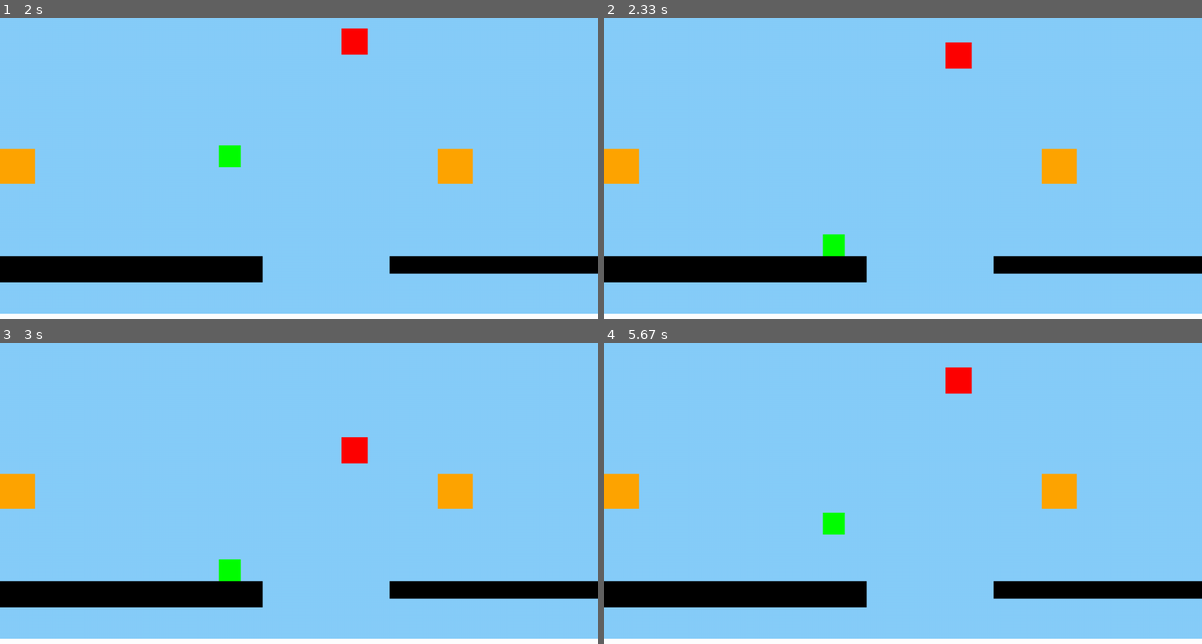
Above: before the commit, frames 1-4 (two rows, left to right).
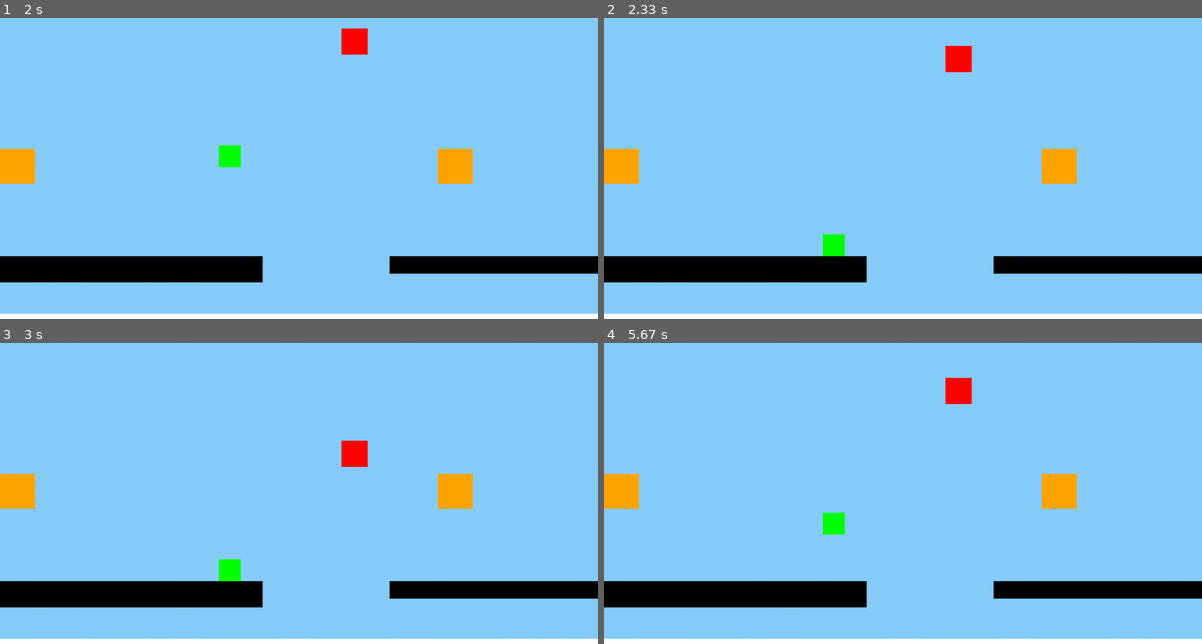
Above: after the commit, the same moments.

Repository: cast-hen/titanic_escape
Game: pygame game, started from main.py
The game is run twice, just before and just after one commit, with the same random seed, the same clock (stepped at 60 frames per second) and the same inputs.
Inputs (mouse positions are in pixels of both pictures, inside the frame that each line leads up to):
- Up to frame 1 (2 s): click "start" at 0.38 s; tap Enter at 0.67 s; hold W 1.5-1.97 s; move the mouse to (113, 123) at 1.53 s
- Up to frame 2 (2.33 s): no input
- Up to frame 3 (3 s): no input
- Up to frame 4 (5.67 s): hold W 3.5-3.87 s; move the mouse to (687, 484) at 3.53 s; hold W from 5.57 s (still down); move the mouse to (807, 394) at 5.6 s

Frame 1 is identical in both runs. In frame 2, 0.1% of the frame differs, in the area x 57-62%, y 7-19%; in frame 3, 0.1%; in frame 4, 0.3%, in the area x 57-62%, y 7-21%.

Commit message:
Moving platforms gefixt. scherm 3 veranderd

Diff:
--- a/common.py
+++ b/common.py
@@ -54,7 +54,10 @@
         lives = 5
     else:
         textPrint("You died", 100, 'white', (WIDTH/2, HEIGHT/2))
-        textPrint("You have " + str(lives) + " live(s) left", 40, 'white', (WIDTH / 2, HEIGHT / 2 + 100))
+        if lives == 1:
+            textPrint("You have " + str(lives) + " life left", 40, 'white', (WIDTH / 2, HEIGHT / 2 + 100))
+        else:
+            textPrint("You have " + str(lives) + " lives left", 40, 'white', (WIDTH / 2, HEIGHT / 2 + 100))
     pygame.display.flip()
     time.sleep(2)
     return 200, 200, lives, state
--- a/parkour_functies.py
+++ b/parkour_functies.py
@@ -94,12 +94,18 @@
             xDirection = self.EndPos[0] - self.StartPos[0]
             yDirection = self.EndPos[1] - self.StartPos[1]
             self.Direction = (xDirection / self.Speed, yDirection / self.Speed)
-        if pos == self.EndPos:
-            xDirection = self.StartPos[0] - self.EndPos[0]
-            yDirection = self.StartPos[1] - self.EndPos[1]
+
+        if 5 > (self.EndPos[0] - pos[0]) + (self.EndPos[1] - pos[1]) > -5 :
+            endpos = self.EndPos
+            self.EndPos = self.StartPos
+            self.StartPos = endpos
+            xDirection = self.EndPos[0] - self.StartPos[0]
+            yDirection = self.EndPos[1] - self.StartPos[1]
             self.Direction = (xDirection / self.Speed, yDirection / self.Speed)
-        print(pos[0] + self.Direction[0], pos[1] + self.Direction[1])
-        return pos[0] + self.Direction[0], pos[1] + self.Direction[1]
+
+        TargetPos = pos[0] + self.Direction[0], pos[1] + self.Direction[1]
+
+        return TargetPos
 
 
 
@@ -138,10 +144,16 @@
     cube7 = Objects(970, 320, 80, 80, 'black', 1, 0, 0, 2, "Collider")
     cube8 = Objects(1200, 180, 80, 80, 'black', 1, 0, 0, 2, "Collider")
     cube6 = Objects(-800, 546, 1200, 60, 'black', 1, 0, 0, 2, "Collider")
-    cube9 = Objects(-500, 546, 5000, 40, 'black', 1, 0, 0, 4, "Collider")
+    cube9 = Objects(-300, 550, 5000, 100, 'black', 1, 0, 0, 4, "Collider")
+
+    cube11 = Objects(-500, 275, 200, 400, 'black', 1, 0, 0, 4, "Collider")
+    cube12 = Objects(330, 415, 230, 10, 'black', 1, 0, 0, 4, "Collider")
+    cube13 = Objects(750, 0, 230, 450, 'black', 1, 0, 0, 4, "Collider")
+    cube14 = Objects(1240, 637, 120, 250, 'black', 1, 0, 0, 4, "Collider")
+    cube15 = Objects(-285, 500, 60, 60, 'Red', 1, 0, 0, 4, MoveObject((-285, 500), (1220, 500), 0.5, 0))
 
     # voeg hier nieuwe platformen to zodat ze collision krijgen.
-    platforms = [cube1, cube2, cube3, cube4, cube5, cube6, cube7, cube8, cube9, cube10]
+    platforms = [cube1, cube2, cube3, cube4, cube5, cube6, cube7, cube8, cube9, cube10, cube11, cube12, cube13, cube14, cube15]
 
     # random ahhh movement fix, couldn't bother om een betere oplossig te vinden.
     keys = {"left": False, "right": False}
@@ -180,6 +192,11 @@
             RespawnPos = (-360, 500)
             playerObject.draw(screen, CameraPosx)
             cube9.draw(screen, CameraPosx)
+            cube11.draw(screen, CameraPosx)
+            cube12.draw(screen, CameraPosx)
+            cube13.draw(screen, CameraPosx)
+            cube14.draw(screen, CameraPosx)
+            cube15.draw(screen, CameraPosx)
 
 
 
@@ -198,6 +215,8 @@
 
 
         (cube1.xpos, cube1.ypos) = cube1.Type.Move((cube1.xpos, cube1.ypos))
+        (cube15.xpos, cube15.ypos) = cube15.Type.Move((int(cube15.xpos), int(cube15.ypos)))
+        print((cube15.xpos, cube15.ypos))
 
 
         if L_border <= playerObject.xpos <= R_border:
